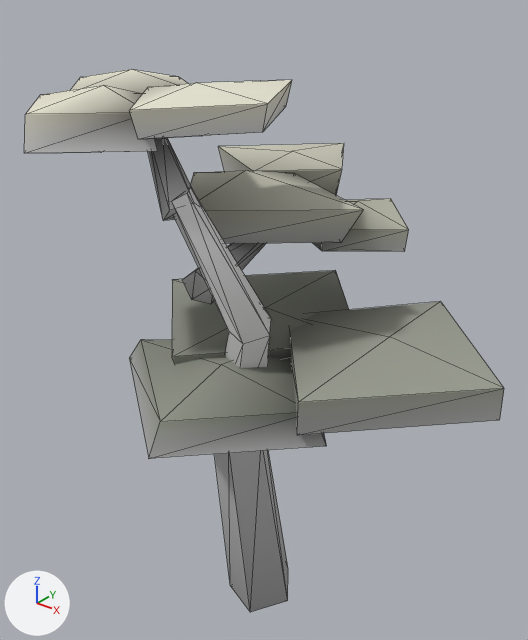
One commit to the glTF model assets/models/fiordland/plants/beech_a.glb: the scene before it, then after it.
Camera for both pictures: a 50 mm camera at (4.5, -6.12, 7.97) aimed at (-0.38, -0.02, 4.19). Lighting does not change. The marker at lower left points along +X, +Y and +Z. The first picture is the older version. Mesh edges are drawn as thin lines. Vertices at exactly the same position are counted once.

Names of what the first picture shows: 'Crown', 'Trunk'.
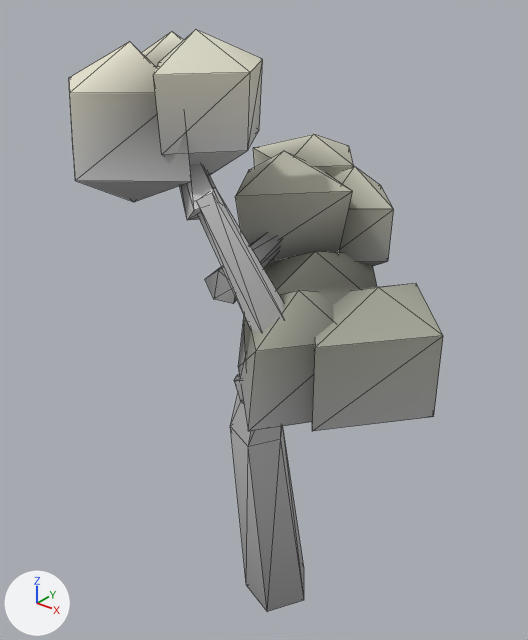
Location of each change, (x1, y1, x2, y2) in pixels of the pictures (528 x 640 px; the box of a moved part takes in the faces that stretch with it):
'Crown', reshaped (22% narrower)
    before: (24, 69, 504, 459)
    after: (69, 29, 443, 431)
'Trunk', moved
    before: (170, 188, 288, 612)
    after: (195, 187, 304, 611)
part 1 of me_crown, moved or reshaped
    before: (290, 302, 504, 435)
    after: (312, 283, 443, 431)
part 2 of me_crown, moved or reshaped (not visible before)
    after: (234, 374, 244, 404)
part 3 of me_crown, moved or reshaped
    before: (313, 199, 409, 252)
    after: (334, 166, 394, 267)
part 4 of me_crown, moved or reshaped
    before: (182, 243, 266, 304)
    after: (205, 233, 282, 304)
part 5 of me_crown, moved or reshaped
    before: (129, 80, 292, 139)
    after: (153, 29, 263, 175)
part 6 of me_crown, moved or reshaped
    before: (71, 69, 188, 94)
    after: (141, 31, 184, 67)
part 7 of me_crown, moved or reshaped
    before: (24, 85, 158, 153)
    after: (69, 41, 192, 202)
part 8 of me_crown, moved or reshaped
    before: (148, 138, 195, 221)
    after: (180, 164, 220, 220)
part 9 of me_crown, moved or reshaped
    before: (129, 143, 363, 459)
    after: (235, 134, 377, 431)

Diff of the bpy script that builds the scene:
```diff
--- a/assets/models/fiordland/plants/beech_a.glb.py
+++ b/assets/models/fiordland/plants/beech_a.glb.py
@@ me_crown @@
 # used by ob_crown; location = (0.0, 0.0, 0.0)
-me_crown.from_pydata(...)  # 120 vertices, 192 faces; spans x -2.55..2.55, y -2.5..2.5, z 3.47..7.03
+me_crown.from_pydata(...)  # 120 vertices, 192 faces; spans x -1.86..1.86, y -2.03..2.03, z 3.12..7.46
+# me_crown part 1: the loose piece of 10 vertices spanning x -0.03..2.55, y -1.45..1.44, z 3.9..4.46 is scaled about its middle by (0.612, 0.702, 2.67), then moved by (-0.19, 0.04, 0.03)
+# me_crown part 2: the loose piece of 10 vertices spanning x -0.44..0.17, y -1.06..-0.49, z 3.47..3.97 is moved by (0.17, 0.15, 0.0)
+# me_crown part 3: the loose piece of 10 vertices spanning x -0.81..0.92, y 0.34..1.86, z 4.92..5.49 is scaled about its middle by (0.793, 0.822, 2.4), then moved by (-0.09, 0.07, -0.02)
+# me_crown part 4: the loose piece of 10 vertices spanning x -0.59..-0.1, y -1.23..0.23, z 4.85..5.39 is moved by (0.17, 0.15, 0.0)
+# me_crown part 5: the loose piece of 10 vertices spanning x -0.96..0.52, y -2.03..0.19, z 6.53..7.03 is scaled about its middle by (0.785, 0.678, 2.79), then moved by (-0.15, 0.09, -0.02)
+# me_crown part 6: the loose piece of 10 vertices spanning x -2.55..-0.38, y -1.72..0.07, z 6.38..7.0 is scaled about its middle by (0.68, 0.614, 1.92), then moved by (0.41, 0.21, 0.09)
+# me_crown part 7: the loose piece of 10 vertices spanning x -1.86..-0.19, y -2.5..-1.02, z 6.37..6.99 is scaled about its middle by (1.03, 0.849, 2.45), then moved by (0.03, 0.36, -0.11)
+# me_crown part 8: the loose piece of 10 vertices spanning x -0.82..-0.12, y -1.57..-1.11, z 5.75..6.54 is moved by (0.17, 0.15, 0.0)
+# me_crown part 9: 40 of 120 vertices moved; they spanned x -2.21..1.35, y -2.42..2.5, z 3.71..5.89 and now span x -1.52..1.26, y -1.46..2.03, z 3.12..6.16; mean shift (0.41, 0.27, 0.0); largest move (-1.22, -1.21, 4.14) -> (-0.22, -0.54, 4.64)
 me_crown.materials.append(mat_paletteatlas)
@@ me_trunk @@
 # used by ob_trunk; location = (0.0, 0.0, 0.0)
-me_trunk.from_pydata(...)  # 20 vertices, 36 faces; spans x -0.71..0.48, y -1.55..0.31, z 0.0..6.1
+me_trunk.from_pydata(...)  # 20 vertices, 36 faces; spans x -0.54..0.65, y -1.39..0.47, z 0.0..6.1
+# me_trunk part 10: the whole mesh is moved by (0.17, 0.15, 0.0)
 me_trunk.materials.append(mat_paletteatlas)
```
